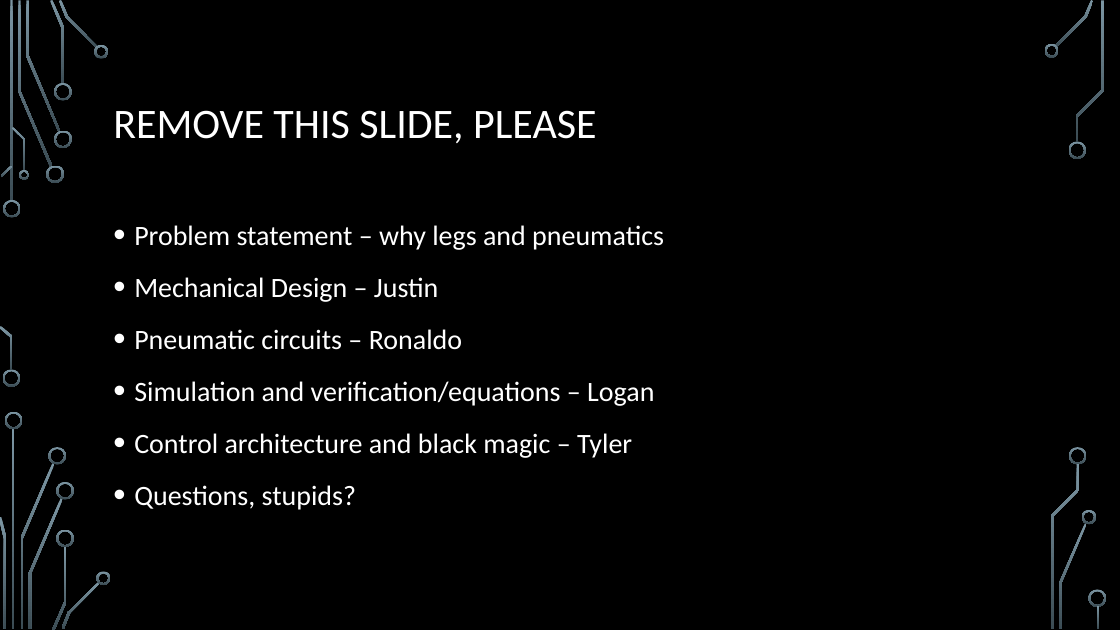
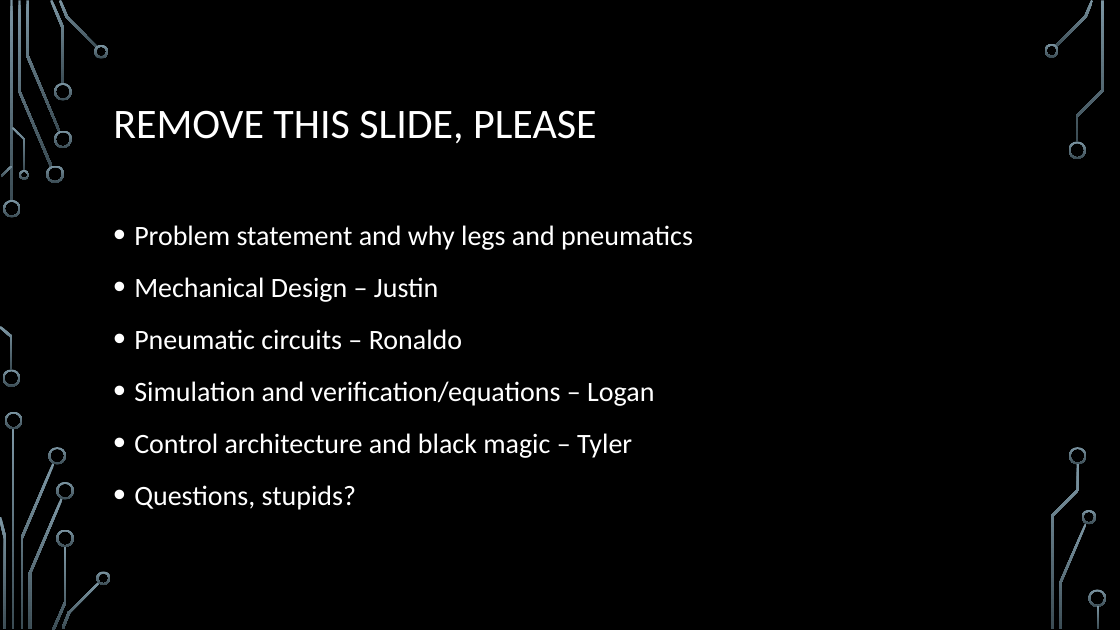
Before and after one commit to Logiant/AgileRoboticControls, a slide deck: slide 2 of Design Powerpoint.pptx. Drawn at 1120x630 pixels with LibreOffice and Linux fonts; fonts in the diff are those of the drawing; background and template pictures are left out. Boxes give left, top, right and bottom in pixels: in the first picture for what was removed or moved away, otherwise in the second. Text is boxed around its words. In the diff, an @@ line names an element or a change of style, - is before the commit and + after.

```diff
--- a/Design Powerpoint.pptx
+++ b/Design Powerpoint.pptx
@@ text at (134,225,693,250): text changed @@
-• Problem statement – why legs and pneumatics
+• Problem statement and why legs and pneumatics
```
Also in this commit, not shown: 1 other file.
